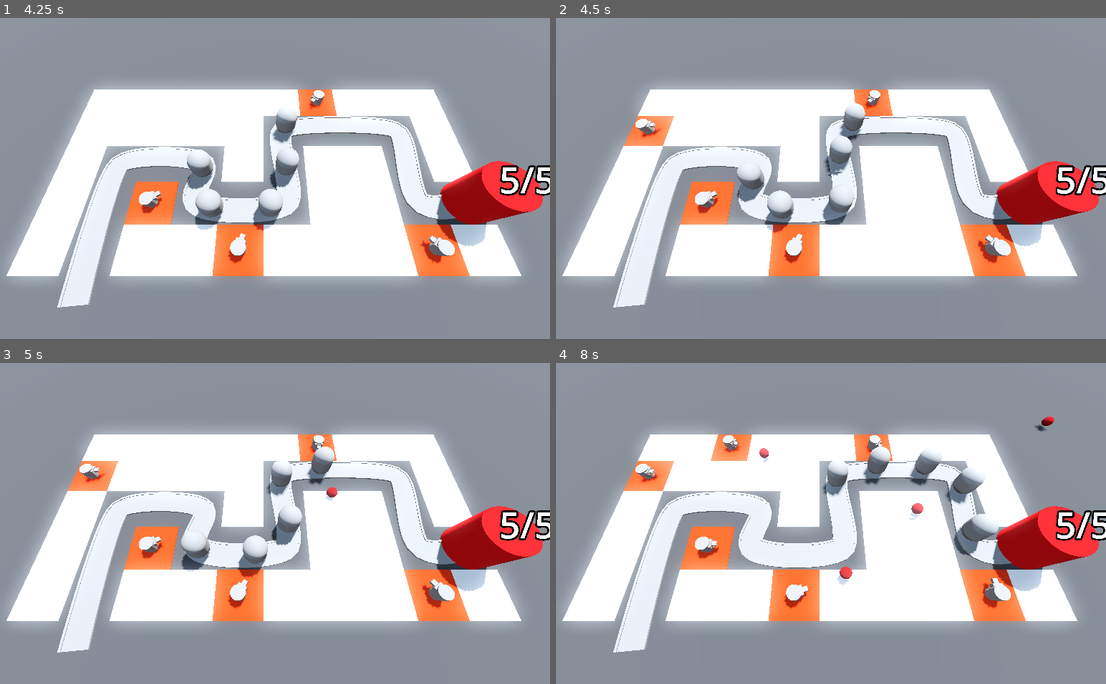
Above: before the commit, frames 1-4 (two rows, left to right).
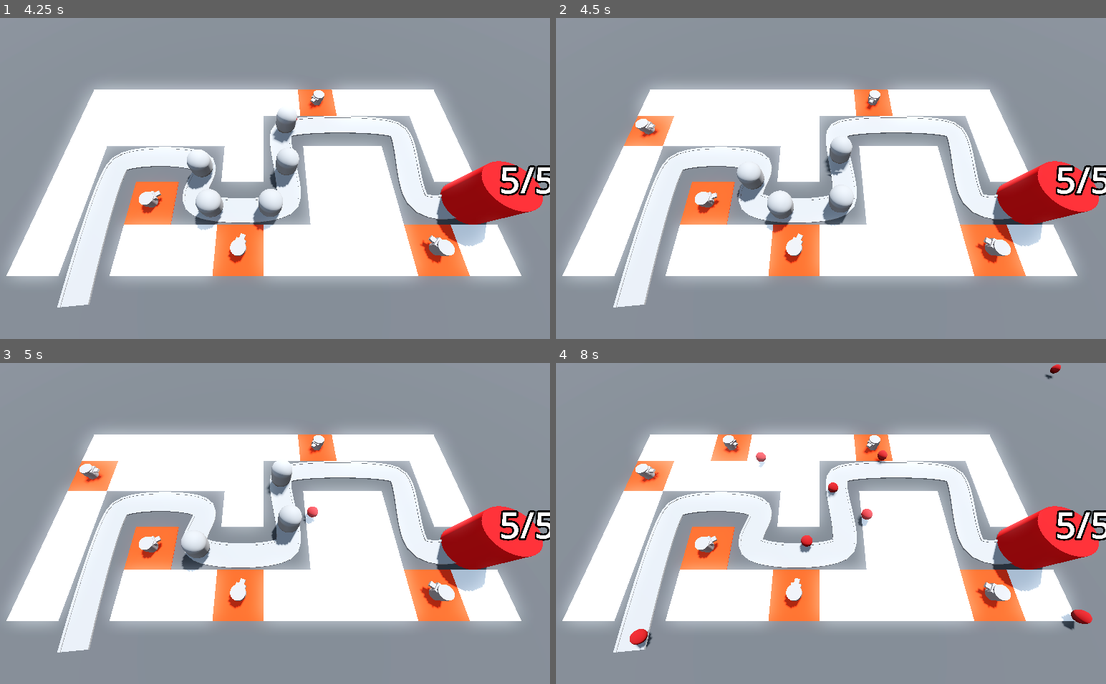
Above: after the commit, the same moments.

Repository: SugarF0x/barblast-3d
Game: Godot game, scene res://BaseLevel.tscn
The game is run twice, just before and just after one commit, with the same random seed, the same clock (stepped at 60 frames per second) and the same inputs.
Inputs (mouse positions are in pixels of both pictures, inside the frame that each line leads up to):
- Up to frame 1 (4.25 s): move the mouse to (390, 162) at 0.52 s; click (390, 162) at 0.6 s; move the mouse to (148, 194) at 1.27 s; click (148, 194) at 1.35 s; move the mouse to (319, 107) at 2.02 s; click (319, 107) at 2.1 s; move the mouse to (236, 242) at 2.77 s; click (236, 242) at 2.85 s; move the mouse to (434, 226) at 3.52 s; click (434, 226) at 3.6 s
- Up to frame 2 (4.5 s): move the mouse to (649, 130) at 4.27 s; click (649, 130) at 4.35 s
- Up to frame 3 (5 s): no input
- Up to frame 4 (8 s): move the mouse to (847, 523) at 5.02 s; click (847, 523) at 5.1 s; move the mouse to (732, 443) at 5.77 s; click (732, 443) at 5.85 s; move the mouse to (946, 507) at 6.52 s; click (946, 507) at 6.6 s; move the mouse to (704, 539) at 7.27 s; click (704, 539) at 7.35 s

Frame 1 is identical in both runs. In frame 2, 0.5% of the frame differs, in the area x 16-81%, y 24-74%; in frame 3, 1.1%; in frame 4, 3.3%, in the area x 13-98%, y 0-90%.

Commit message:
add enemy health

Diff:
--- a/Enemy/enemy.gd
+++ b/Enemy/enemy.gd
@@ -5,6 +5,7 @@
 
 
 @onready var base = get_tree().get_first_node_in_group("base")
+@onready var health_component: HealthComponent = $HealthComponent
 
 
 func _process(delta: float) -> void:
@@ -15,3 +16,8 @@
 func attack():
 	base.take_damage(1)
 	queue_free()
+
+
+func take_damage(value: int): health_component.damage(value)
+
+func _on_health_component_death() -> void: queue_free()
--- a/Enemy/enemy.tscn
+++ b/Enemy/enemy.tscn
@@ -1,6 +1,7 @@
-[gd_scene load_steps=4 format=3 uid="uid://butwu35p7bjro"]
+[gd_scene load_steps=5 format=3 uid="uid://butwu35p7bjro"]
 
 [ext_resource type="Script" path="res://Enemy/enemy.gd" id="1_npdv6"]
+[ext_resource type="PackedScene" uid="uid://b7eurym5yvwbn" path="res://components/HealthComponent.tscn" id="2_uyfef"]
 
 [sub_resource type="CapsuleMesh" id="CapsuleMesh_fg4r4"]
 radius = 1.0
@@ -15,6 +16,9 @@
 loop = false
 script = ExtResource("1_npdv6")
 
+[node name="HealthComponent" parent="." instance=ExtResource("2_uyfef")]
+max_health = 2
+
 [node name="MeshInstance3D" type="MeshInstance3D" parent="."]
 transform = Transform3D(1, 0, 0, 0, 1, 0, 0, 0, 1, 0, 1.5, 0)
 mesh = SubResource("CapsuleMesh_fg4r4")
@@ -24,3 +28,5 @@
 [node name="CollisionShape3D" type="CollisionShape3D" parent="Area3D"]
 transform = Transform3D(1, 0, 0, 0, 1, 0, 0, 0, 1, 0, 1.5, 0)
 shape = SubResource("CapsuleShape3D_7c1q6")
+
+[connection signal="death" from="HealthComponent" to="." method="_on_health_component_death"]
--- a/Turret/projectile.gd
+++ b/Turret/projectile.gd
@@ -14,5 +14,5 @@
 func _on_ttl_timer_timeout() -> void: queue_free()
 
 func _on_area_entered(area: Area3D) -> void:
-	if area.is_in_group("enemy_area"): print("hit!")
+	if area.is_in_group("enemy_area"): area.get_parent().take_damage(1)
 	queue_free()
Not shown: 4 places in MeshLibraries/SpaceLibrary.tres that only renumber resources
